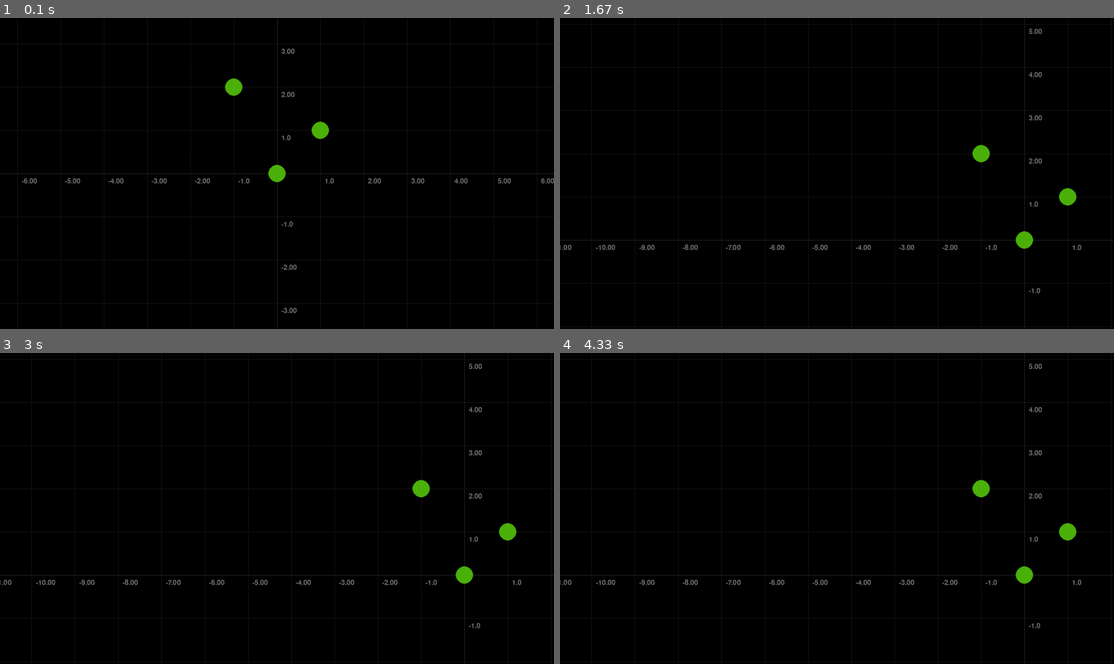
Above: before the commit, frames 1-4 (two rows, left to right).
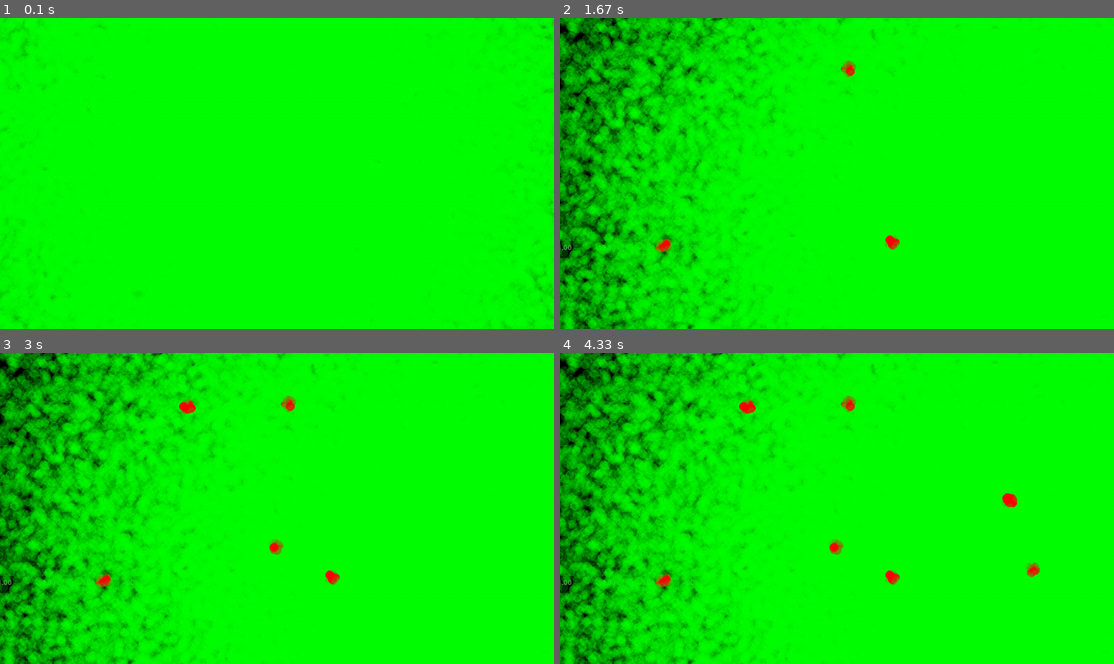
Above: after the commit, the same moments.

Repository: Bluemi/viztools
Game: pygame game, started from scripts/main.py
The game is run twice, just before and just after one commit, with the same random seed, the same clock (stepped at 60 frames per second) and the same inputs.
Inputs (mouse positions are in pixels of both pictures, inside the frame that each line leads up to):
- Up to frame 1 (0.1 s): no input
- Up to frame 2 (1.67 s): press the mouse at (704, 176) at 0.37 s; move the mouse to (798, 207) at 0.47 s; release the mouse at (892, 241) at 0.6 s; click (665, 245) at 0.78 s; click (848, 67) at 1.2 s; move the mouse to (837, 210) at 1.5 s
- Up to frame 3 (3 s): click (277, 545) at 1.73 s; move the mouse to (188, 405) at 2.1 s; click (188, 405) at 2.4 s; move the mouse to (448, 502) at 2.83 s
- Up to frame 4 (4.33 s): click (1008, 502) at 3.22 s; move the mouse to (1030, 570) at 3.73 s; click (1030, 570) at 4.18 s

The runs differ from the first frame. In frame 1, 100% of the frame differs, in the area x 0-100%, y 0-100%; in frame 2, 100%; in frame 3, 100%; in frame 4, 100%.

Commit message:
improve points draw performance; allow alpha colors

Diff:
--- a/scripts/main.py
+++ b/scripts/main.py
@@ -9,7 +9,10 @@
     def __init__(self):
         super().__init__()
         self.points = Points(
-            np.array([[0, 0], [1, 1], [-1, 2]]), size=0.2
+            np.random.normal(size=(200000, 2)) * 5,
+            # np.array([[0, 0], [1, 1], [-1, 2]]),
+            size=10,
+            colors=pg.Color(0, 255, 0, 50)
         )
 
     def render(self):
@@ -19,7 +22,7 @@
     def handle_event(self, event: pg.event.Event):
         super().handle_event(event)
         for p_index in self.points.clicked_points(event, self.coordinate_system):
-            self.points.colors[p_index] = pg.Color(255, 0, 0)
+            self.points.set_color(pg.Color(255, 0, 0), p_index)
 
 
 def main():
--- a/viztools/drawable.py
+++ b/viztools/drawable.py
@@ -1,5 +1,6 @@
+import time
 from abc import ABC, abstractmethod
-from typing import List, Tuple
+from typing import List, Tuple, Dict
 
 import pygame as pg
 import numpy as np
@@ -7,10 +8,17 @@
 from viztools.coordinate_system import CoordinateSystem
 
 
+ColorTuple = Tuple[int, int, int, int]
+
+
 class Drawable(ABC):
     @abstractmethod
     def draw(self, screen: pg.Surface, coordinate_system: CoordinateSystem, screen_size: np.ndarray):
         pass
+
+
+def _color_to_tuple(color: pg.Color | np.ndarray) -> ColorTuple:
+    return color[0], color[1], color[2], color[3]
 
 
 class Points(Drawable):
@@ -28,14 +36,37 @@
         self.size = size
         if isinstance(colors, pg.Color):
             colors = [colors] * len(points)
-        self.colors = colors
-        assert len(self.colors) == len(self.points), 'Number of colors must match number of points.'
+        self._colors: np.ndarray = np.array([_color_to_tuple(c) for c in colors])
+        assert len(self._colors) == len(self.points), 'Number of colors must match number of points.'
+
+        self._color_set: List[ColorTuple] = [_color_to_tuple(c) for c in np.unique(self._colors, axis=0)]
+
+    def set_color(self, color: pg.Color | Tuple[int, int, int], index: int):
+        color = _color_to_tuple(color)
+        self._colors[index] = color
+        if color not in self._color_set:
+            self._color_set.append(color)
 
     def draw(self, screen: pg.Surface, coordinate_system: CoordinateSystem, screen_size: np.ndarray):
         draw_size = self._get_draw_size(coordinate_system)
-        screen_points = to_draw_positions(self.points, coordinate_system, screen_size, draw_size)
-        for pos, color in zip(screen_points, self.colors):
-            pg.draw.circle(screen, color, pos, draw_size)
+
+        # filter out invalid positions
+        screen_points = coordinate_system.space_to_screen(self.points.T).T
+        valid_positions = _get_valid_positions(screen_points, draw_size, screen_size)
+        screen_points = screen_points[valid_positions]
+        valid_colors = self._colors[valid_positions]
+
+        # create blit surfaces
+        surfaces = _create_point_surfaces(self._color_set, draw_size)
+        end_time = time.perf_counter()
+
+        tuple_colors = [_color_to_tuple(c) for c in valid_colors]
+
+        # draw
+        blit_sequence = []
+        for pos, color in zip(screen_points, tuple_colors):
+            blit_sequence.append((surfaces[color], pos - draw_size))
+        screen.blits(blit_sequence)
 
     def _get_draw_size(self, coordinate_system):
         draw_size = self.size
@@ -45,12 +76,12 @@
 
     def clicked_points(self, event: pg.event.Event, coordinate_system: CoordinateSystem) -> np.ndarray:
         """
-        Returns the indices of the points clicked by the mouse. Returns empty array if no point was clicked.
+        Returns the indices of the points clicked by the mouse. Returns an empty array if no point was clicked.
 
         :param event: The event to check.
         :param coordinate_system: The coordinate system to use.
         """
-        if event.type == pg.MOUSEBUTTONDOWN:
+        if event.type == pg.MOUSEBUTTONDOWN and event.button == 1:
             draw_size = self._get_draw_size(coordinate_system)
 
             screen_pos = np.array(event.pos).reshape(1, 2)
@@ -60,28 +91,37 @@
         return np.array([])
 
 
+def _create_point_surfaces(
+        colors: List[ColorTuple], draw_size: int
+) -> Dict[ColorTuple, pg.Surface]:
+    surfaces = {}
+    for color in colors:
+        point_surface = pg.Surface((draw_size * 2, draw_size * 2), pg.SRCALPHA)
+        point_surface.fill((0, 0, 0, 0))
+        pg.draw.circle(point_surface, color, (draw_size, draw_size), draw_size)
+        surfaces[color] = point_surface
+    return surfaces
+
+
+def _get_valid_positions(screen_points: np.ndarray, draw_size: int, screen_size: np.ndarray) -> np.ndarray:
+    return np.where(np.logical_and(
+        np.logical_and(screen_points[:, 0] > -draw_size, (screen_points[:, 0] < screen_size[0] + draw_size)),
+        np.logical_and(screen_points[:, 1] > -draw_size, (screen_points[:, 1] < screen_size[1] + draw_size))
+    ))[0]
+
+
 def to_draw_positions(
-        points: np.ndarray, coordinate_system: CoordinateSystem, screen_size: np.ndarray, draw_size: int
-) -> List[Tuple[int, int]]:
+        points: np.ndarray, coordinate_system: CoordinateSystem, valid_positions: np.ndarray
+) -> np.ndarray:
     """
     Converts a list of points to a list of positions to draw them on the screen.
     Filters out points outside the screen.
 
     :param points: Numpy array of shape [N, 2] where N is the number of points.
     :param coordinate_system: The coordinate system to use.
-    :param screen_size: The size of the screen in pixels.
-    :param draw_size: The radius of the points in screen space pixels.
-    :return: List of tuples (x, y) where x and y are the screen coordinates of the points.
+    :param valid_positions: Array with shape [N], where N is the number of points. This array contains booleans
+                            indicating, whether the point is visible on the screen.
+    :return: Numpy array with shape [K, 2] where K is the number of valid points that are visible on the screen.
     """
     screen_points = coordinate_system.space_to_screen(points.T).T
-    valid_positions = np.where(np.logical_and(
-        np.logical_and(screen_points[:, 0] > -draw_size, (screen_points[:, 0] < screen_size[0] + draw_size)),
-        np.logical_and(screen_points[:, 1] > -draw_size, (screen_points[:, 1] < screen_size[1] + draw_size))
-    ))
-    screen_points = screen_points[valid_positions]
-    return screen_points_to_tuple_list(screen_points)
-
-
-def screen_points_to_tuple_list(screen_points: np.ndarray) -> List[Tuple[int, int]]:
-    # noinspection PyTypeChecker
-    return [tuple(p) for p in screen_points.astype(int).tolist()]
+    return screen_points[valid_positions].astype(int)
